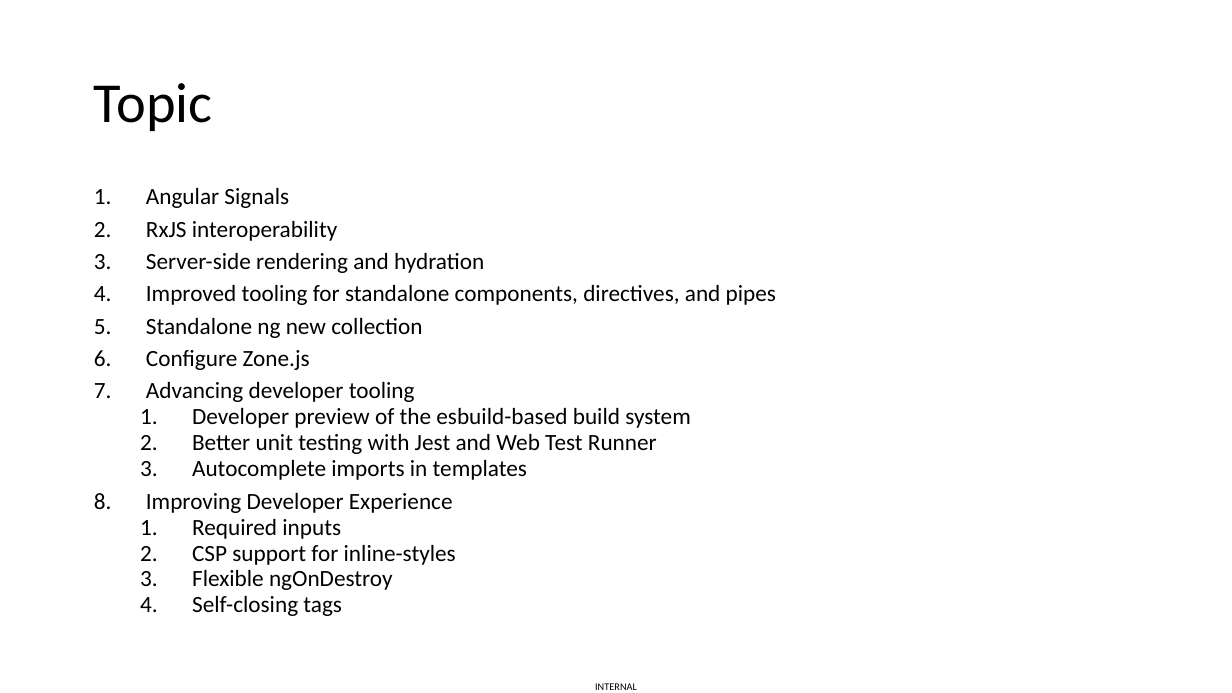
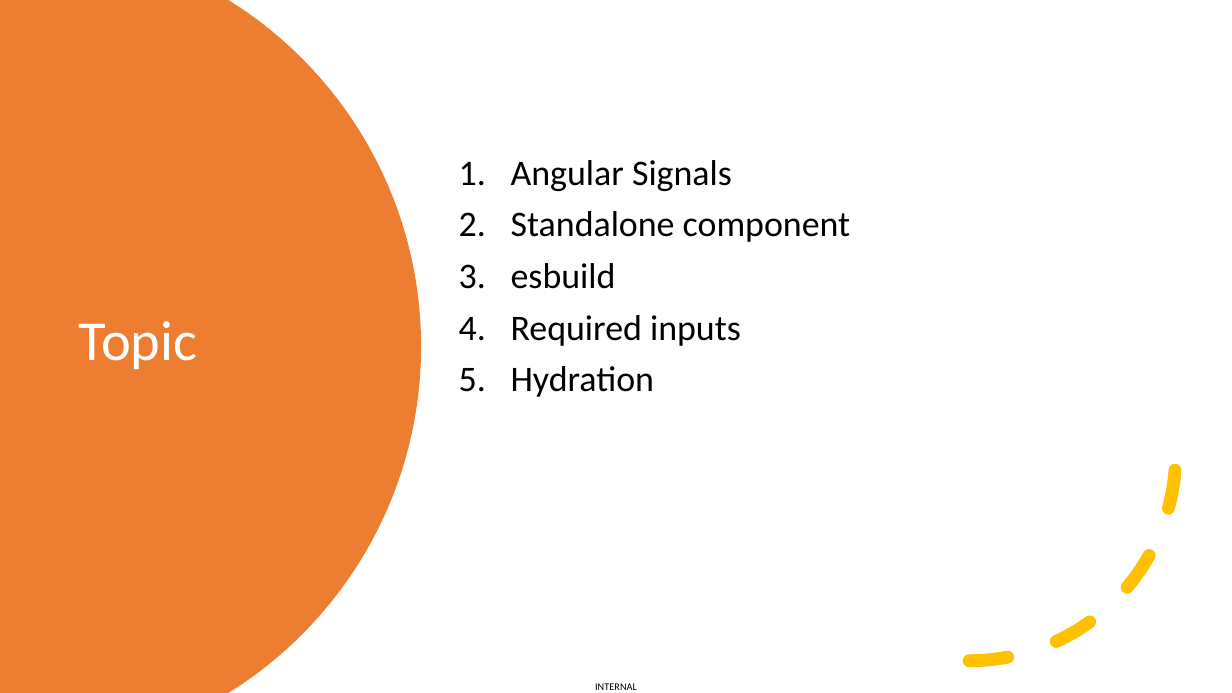
Before and after one commit to vuthaphai/ng-v16-new-features, a slide deck: slide 2 of Angular v16.pptx. Drawn at 1232x693 pixels with LibreOffice and Linux fonts; fonts in the diff are those of the drawing. Boxes give left, top, right and bottom in pixels: in the first picture for what was removed or moved away, otherwise in the second. Text is boxed around its words. In the diff, an @@ line names an element or a change of style, - is before the commit and + after.

Commit message:
finsihed: standalone components

```diff
--- a/Angular v16.pptx
+++ b/Angular v16.pptx
@@ freeform shape added at (0,0,421,693), fill #ED7D31 @@
@@ text "Angular Signals": place and size @@
-text "Angular Signals" at (146,188,776,616)
+text "Angular Signals" at (511,160,850,397)
@@ text "Angular Signals" at (511,160,850,397): vertical alignment top to middle @@
@@ title "Topic": place and size @@
-title "Topic" at (94,83,213,131)
+title "Topic" at (79,321,198,369)
@@ title "Topic" at (79,321,198,369): text colour #000000 to #FFFFFF @@
@@ text at (511,160,741,346): size 18.1 to 28 pt in "Angular Signals", "Required inputs"; line spacing 0.7 to 0.9; list level 2 to 1 in "Required inputs" @@
@@ text at (511,211,850,289): text changed; size 18.1 to 28 pt @@
-2. RxJS interoperability
-3. Server-side rendering and hydration
-4. Improved tooling for standalone components, directives, and pipes
-5. Standalone ng new collection
-6. Configure Zone.js
-7. Advancing developer tooling
-  1. Developer preview of the esbuild-based build system
-  2. Better unit testing with Jest and Web Test Runner
-  3. Autocomplete imports in templates
-8. Improving Developer Experience
+2. Standalone component
+3. esbuild
@@ arc (boxed as its full ellipse) added at (763,249,1177,662), outline #FFC000 10 pt dashed @@
@@ text at (511,366,654,397): text changed; size 18.1 to 28 pt @@
-  2. CSP support for inline-styles
-  3. Flexible ngOnDestroy
-  4. Self-closing tags
+5. Hydration
```
Also in this commit, not shown: 1 other slide changed, 15 slides added, 4 slides removed.
